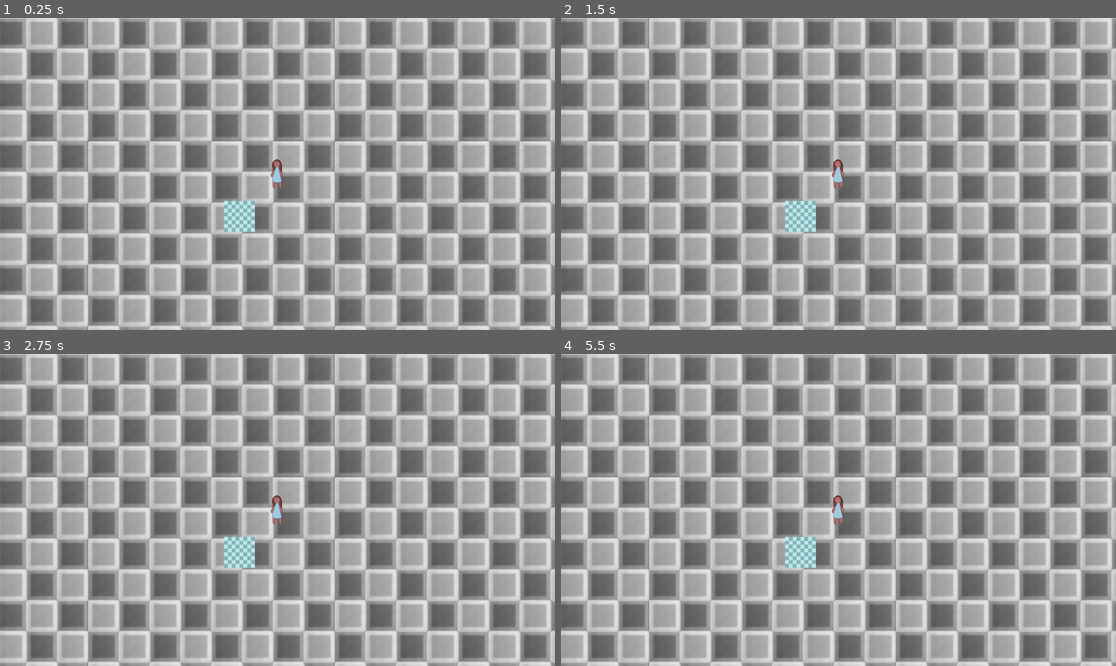
Above: before the commit, frames 1-4 (two rows, left to right).
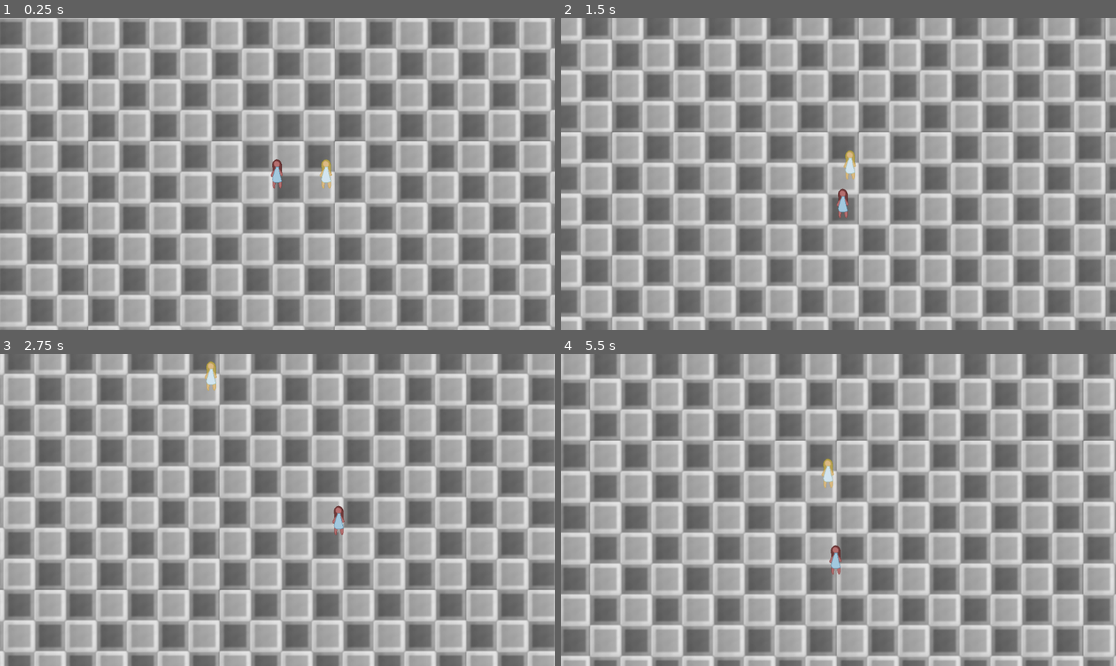
Above: after the commit, the same moments.

Repository: devsalt-png/pilgrimage
Game: Godot game, scene res://main.tscn
Two runs of this game, one before a commit and one after it. Both use one fixed random seed, a clock stepped at 60 frames per second and the inputs below.
Inputs:
- Up to frame 1 (0.25 s): no input
- Up to frame 2 (1.5 s): tap Enter at 0.5 s; hold D (Right, bound only after the commit) 0.53-1.28 s; hold S (Down, bound only after the commit) from 1.28 s (still down)
- Up to frame 3 (2.75 s): release S (Down, bound only after the commit) at 2.03 s; hold D (Right, bound only after the commit) from 2.03 s (still down)
- Up to frame 4 (5.5 s): release D (Right, bound only after the commit) at 2.78 s; hold W (Up, bound only after the commit) 2.78-3.53 s; hold A (Left, bound only after the commit) 3.53-5.03 s; hold S (Down, bound only after the commit) from 5.03 s (still down)

The runs differ from the first frame. In frame 1, 0.7% of the frame differs, in the area x 40-60%, y 45-69%; in frame 2, 77%; in frame 3, 64%; in frame 4, 78%, in the area x 0-100%, y 0-100%.
Error after the commit: Parse Error: Assignment is not allowed inside an expression. (res://doctor.gd:6)

Commit message:
figured out collision

Diff:
--- /dev/null
+++ b/doctor.gd
@@ -0,0 +1,6 @@
+extends RigidBody2D
+
+var interact
+
+func docInteract():
+	if body_entered = true
--- a/main.tscn
+++ b/main.tscn
@@ -1,12 +1,19 @@
-[gd_scene load_steps=8 format=3 uid="uid://cm0nyem78k4g"]
+[gd_scene load_steps=11 format=3 uid="uid://cm0nyem78k4g"]
 
 [ext_resource type="Script" uid="uid://2lwlmnc2mv4b" path="res://PlayerMovement.gd" id="1_h2yge"]
 [ext_resource type="Texture2D" uid="uid://bpf71rs341ff" path="res://Pilgrimage Assets/pilgrim_line_colour.png" id="1_ig7tw"]
 [ext_resource type="Texture2D" uid="uid://dijfum2pfx5sh" path="res://Pilgrimage Assets/chessboard bg.png" id="3_1bvp3"]
-[ext_resource type="Texture2D" uid="uid://btpmeybnecd0k" path="res://Pilgrimage Assets/plain_floor.png" id="4_1bvp3"]
+[ext_resource type="Script" uid="uid://c4qao7x73d0ts" path="res://doctor.gd" id="3_7mycd"]
+[ext_resource type="Texture2D" uid="uid://wgbrwxvmer8m" path="res://Pilgrimage Assets/doc_line_colour.png" id="3_lquwl"]
 
 [sub_resource type="RectangleShape2D" id="RectangleShape2D_0xm2m"]
 size = Vector2(18, 53)
+
+[sub_resource type="RectangleShape2D" id="RectangleShape2D_272bh"]
+size = Vector2(13, 62)
+
+[sub_resource type="CircleShape2D" id="CircleShape2D_5vw27"]
+radius = 53.4509
 
 [sub_resource type="RectangleShape2D" id="RectangleShape2D_lquwl"]
 size = Vector2(45, 1127)
@@ -28,6 +35,39 @@
 shape = SubResource("RectangleShape2D_0xm2m")
 
 [node name="Camera2D" type="Camera2D" parent="Player"]
+position_smoothing_enabled = true
+position_smoothing_speed = 2.5
+drag_left_margin = 0.6
+drag_top_margin = 0.6
+drag_right_margin = 0.6
+drag_bottom_margin = 0.6
+editor_draw_drag_margin = true
+
+[node name="TestDialogue" type="Label" parent="Player/Camera2D"]
+unique_name_in_owner = true
+offset_left = -201.0
+offset_top = 165.0
+offset_right = 312.0
+offset_bottom = 231.0
+theme_override_colors/font_color = Color(0, 0, 0, 1)
+
+[node name="Doctor" type="RigidBody2D" parent="."]
+z_index = 10
+position = Vector2(102, 0)
+gravity_scale = 0.0
+script = ExtResource("3_7mycd")
+
+[node name="Sprite2D" type="Sprite2D" parent="Doctor"]
+texture = ExtResource("3_lquwl")
+
+[node name="CollisionShape2D" type="CollisionShape2D" parent="Doctor"]
+position = Vector2(-0.5, 4)
+shape = SubResource("RectangleShape2D_272bh")
+
+[node name="Area2D" type="Area2D" parent="Doctor"]
+
+[node name="CollisionShape2D" type="CollisionShape2D" parent="Doctor/Area2D"]
+shape = SubResource("CircleShape2D_5vw27")
 
 [node name="Map" type="TextureRect" parent="."]
 show_behind_parent = true
@@ -38,37 +78,30 @@
 texture = ExtResource("3_1bvp3")
 stretch_mode = 1
 
-[node name="LeftBoundary" type="Area2D" parent="Map"]
+[node name="LeftBoundary" type="StaticBody2D" parent="Map"]
 position = Vector2(508, 830)
 
 [node name="CollisionShape2D" type="CollisionShape2D" parent="Map/LeftBoundary"]
 position = Vector2(1, 81)
 shape = SubResource("RectangleShape2D_lquwl")
 
-[node name="RightBoundary" type="Area2D" parent="Map"]
+[node name="RightBoundary" type="StaticBody2D" parent="Map"]
 position = Vector2(2327, 830)
 
 [node name="CollisionShape2D" type="CollisionShape2D" parent="Map/RightBoundary"]
 position = Vector2(1, 81)
 shape = SubResource("RectangleShape2D_lquwl")
 
-[node name="TopBoundary" type="Area2D" parent="Map"]
+[node name="TopBoundary" type="StaticBody2D" parent="Map"]
 position = Vector2(1378, 374)
 
 [node name="CollisionShape2D" type="CollisionShape2D" parent="Map/TopBoundary"]
 position = Vector2(45.5, 0)
 shape = SubResource("RectangleShape2D_7mycd")
 
-[node name="BottomBoundary" type="Area2D" parent="Map"]
+[node name="BottomBoundary" type="StaticBody2D" parent="Map"]
 position = Vector2(1378, 1430)
 
 [node name="CollisionShape2D" type="CollisionShape2D" parent="Map/BottomBoundary"]
 position = Vector2(45.5, 0)
 shape = SubResource("RectangleShape2D_7mycd")
-
-[node name="TextureRect" type="TextureRect" parent="."]
-offset_left = -111.0
-offset_top = 56.0
-offset_right = -47.0
-offset_bottom = 120.0
-texture = ExtResource("4_1bvp3")
--- a/project.godot
+++ b/project.godot
@@ -15,6 +15,33 @@
 config/features=PackedStringArray("4.4", "GL Compatibility")
 config/icon="res://icon.svg"
 
+[input]
+
+Up={
+"deadzone": 0.2,
+"events": [Object(InputEventKey,"resource_local_to_scene":false,"resource_name":"","device":0,"window_id":0,"alt_pressed":false,"shift_pressed":false,"ctrl_pressed":false,"meta_pressed":false,"pressed":false,"keycode":0,"physical_keycode":87,"key_label":0,"unicode":0,"location":0,"echo":false,"script":null)
+, Object(InputEventKey,"resource_local_to_scene":false,"resource_name":"","device":0,"window_id":0,"alt_pressed":false,"shift_pressed":false,"ctrl_pressed":false,"meta_pressed":false,"pressed":false,"keycode":0,"physical_keycode":4194320,"key_label":0,"unicode":0,"location":0,"echo":false,"script":null)
+]
+}
+Down={
+"deadzone": 0.2,
+"events": [Object(InputEventKey,"resource_local_to_scene":false,"resource_name":"","device":-1,"window_id":0,"alt_pressed":false,"shift_pressed":false,"ctrl_pressed":false,"meta_pressed":false,"pressed":false,"keycode":0,"physical_keycode":83,"key_label":0,"unicode":115,"location":0,"echo":false,"script":null)
+, Object(InputEventKey,"resource_local_to_scene":false,"resource_name":"","device":-1,"window_id":0,"alt_pressed":false,"shift_pressed":false,"ctrl_pressed":false,"meta_pressed":false,"pressed":false,"keycode":0,"physical_keycode":4194322,"key_label":0,"unicode":0,"location":0,"echo":false,"script":null)
+]
+}
+Left={
+"deadzone": 0.2,
+"events": [Object(InputEventKey,"resource_local_to_scene":false,"resource_name":"","device":-1,"window_id":0,"alt_pressed":false,"shift_pressed":false,"ctrl_pressed":false,"meta_pressed":false,"pressed":false,"keycode":0,"physical_keycode":65,"key_label":0,"unicode":97,"location":0,"echo":false,"script":null)
+, Object(InputEventKey,"resource_local_to_scene":false,"resource_name":"","device":-1,"window_id":0,"alt_pressed":false,"shift_pressed":false,"ctrl_pressed":false,"meta_pressed":false,"pressed":false,"keycode":0,"physical_keycode":4194319,"key_label":0,"unicode":0,"location":0,"echo":false,"script":null)
+]
+}
+Right={
+"deadzone": 0.2,
+"events": [Object(InputEventKey,"resource_local_to_scene":false,"resource_name":"","device":-1,"window_id":0,"alt_pressed":false,"shift_pressed":false,"ctrl_pressed":false,"meta_pressed":false,"pressed":false,"keycode":0,"physical_keycode":68,"key_label":0,"unicode":100,"location":0,"echo":false,"script":null)
+, Object(InputEventKey,"resource_local_to_scene":false,"resource_name":"","device":-1,"window_id":0,"alt_pressed":false,"shift_pressed":false,"ctrl_pressed":false,"meta_pressed":false,"pressed":false,"keycode":0,"physical_keycode":4194321,"key_label":0,"unicode":0,"location":0,"echo":false,"script":null)
+]
+}
+
 [rendering]
 
 renderer/rendering_method="gl_compatibility"
Not shown, added: doctor.gd.uid
